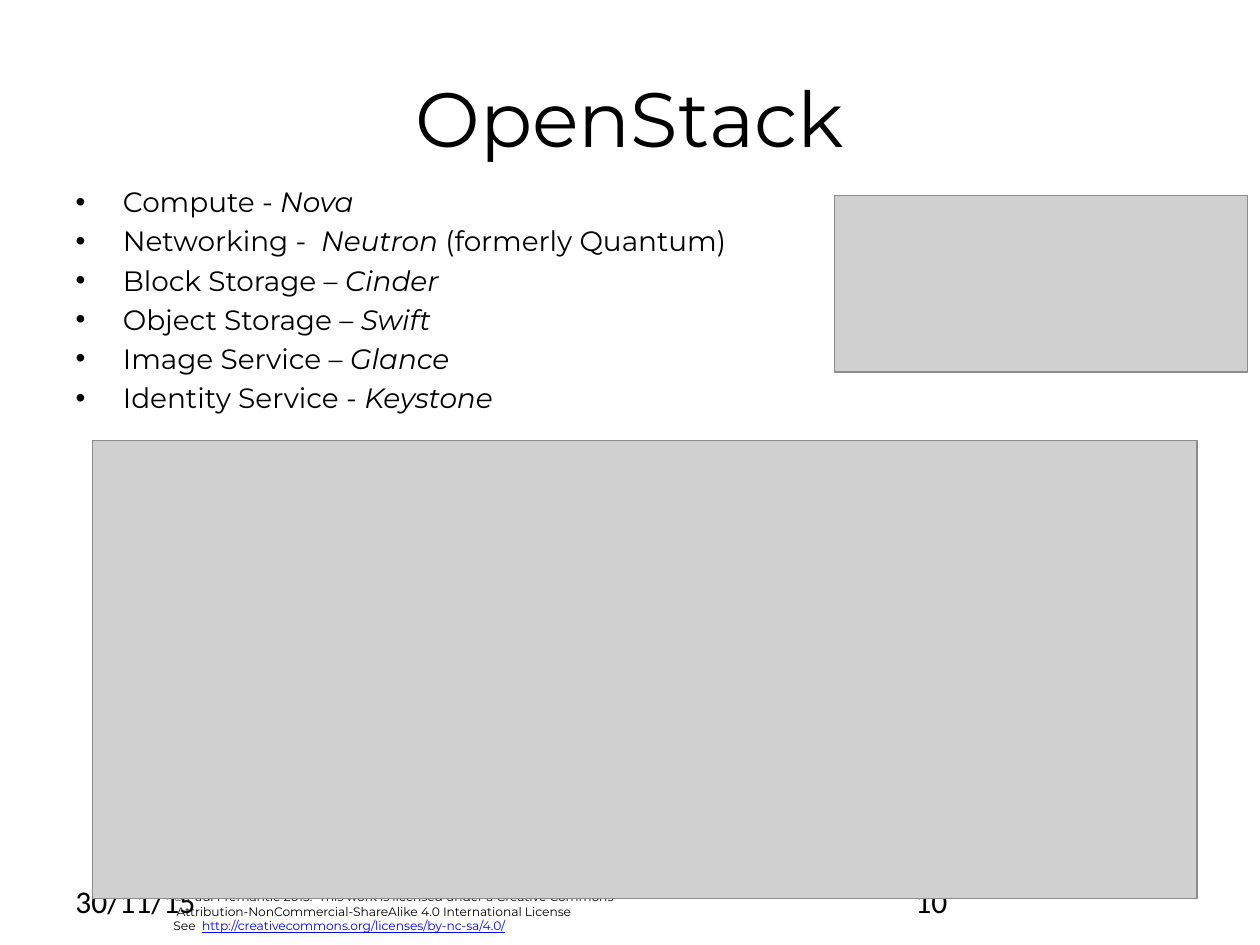
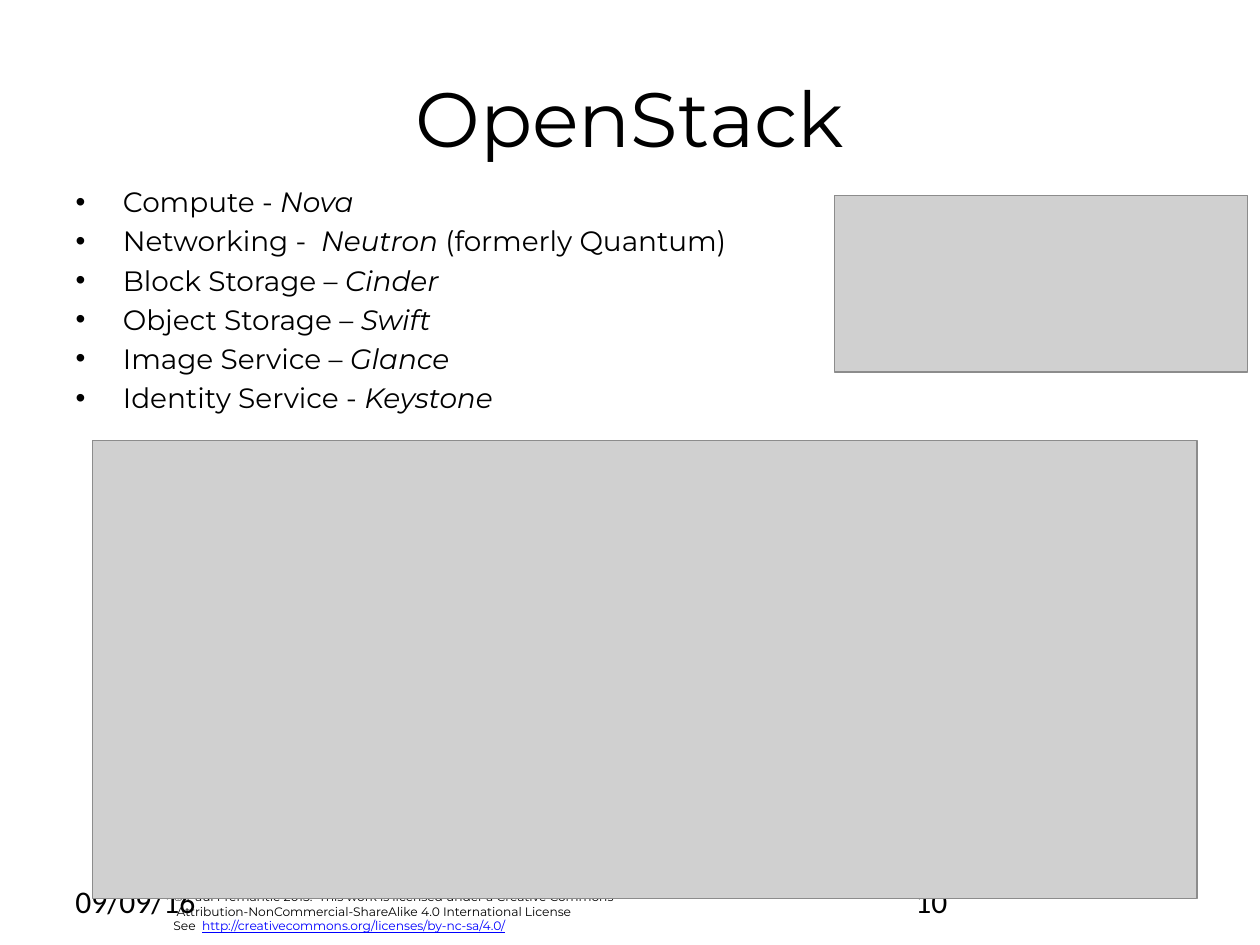
Before and after one commit to pzfreo/ox-clo, a slide deck: slide 10 of pres-source/02-understanding-cloud-services.pptx. Drawn at 1260x945 pixels with LibreOffice and Linux fonts; fonts in the diff are those of the drawing; grey boxes stand for pictures; background and template pictures are left out. Boxes give left, top, right and bottom in pixels: in the first picture for what was removed or moved away, otherwise in the second. Text is boxed around its words. In the diff, an @@ line names an element or a change of style, - is before the commit and + after.

```diff
--- a/pres-source/02-understanding-cloud-services.pptx
+++ b/pres-source/02-understanding-cloud-services.pptx
@@ text at [75,887,195,916]: text changed @@
-30/11/15
+09/09/16
```
Also in this commit, not shown: 1 other slide changed, 3 slides added, 26 other files.
